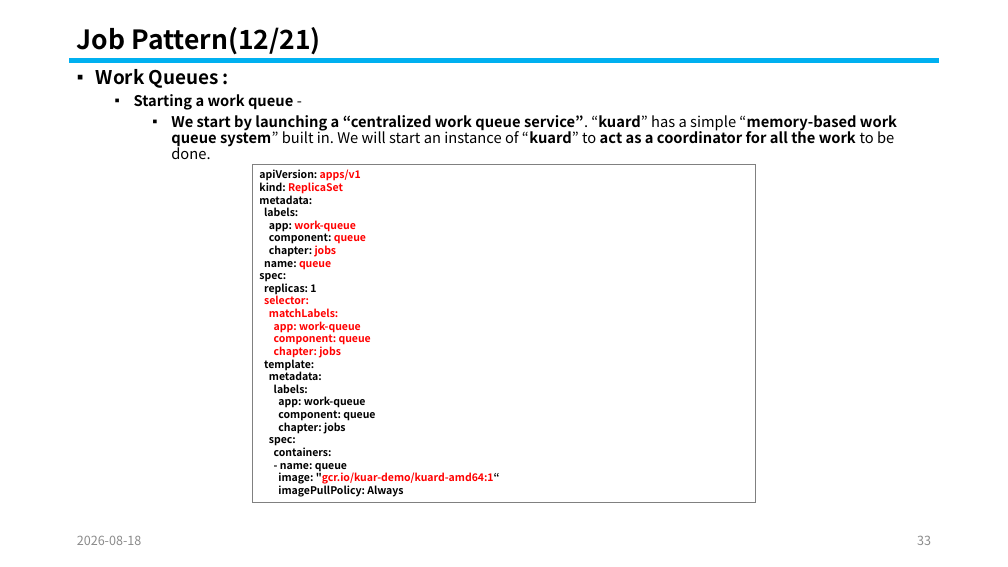
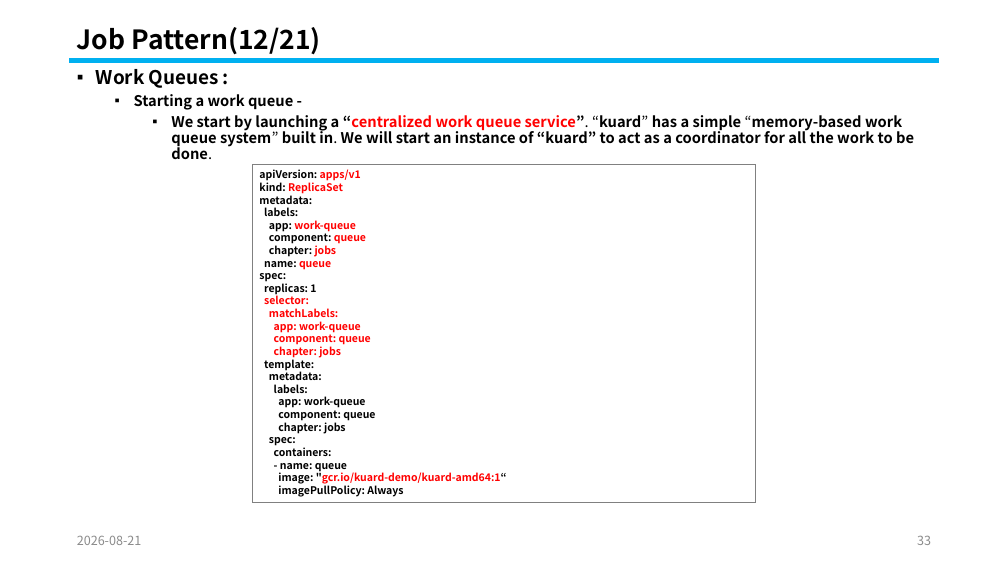
Before and after one commit to knix008/TestSimulator, a slide deck: slide 33 of Kubernetes/Kubernetes Part 04-2026.08.25.pptx. Drawn at 1008x567 pixels with LibreOffice and Linux fonts; fonts in the diff are those of the drawing. Boxes give left, top, right and bottom in pixels: in the first picture for what was removed or moved away, otherwise in the second. Text is boxed around its words. In the diff, an @@ line names an element or a change of style, - is before the commit and + after.

```diff
--- a/Kubernetes/Kubernetes Part 04-2026.08.25.pptx
+++ b/Kubernetes/Kubernetes Part 04-2026.08.25.pptx
@@ text at (x1=134, y1=94, x2=914, y2=159): bold on in "-", "has a simple built in. We will ..."; text colour #000000 to #FF0000 in "“centralized work queue service”." @@
@@ text in rectangle at (x1=278, y1=470, x2=507, y2=484): text changed @@
-image: "gcr.io/kuar-demo/kuard-amd64:1“
+image: "gcr.io/kuard-demo/kuard-amd64:1“
@@ text at (x1=77, y1=536, x2=142, y2=545): text changed @@
-2026-08-18
+2026-08-21
```
Also in this commit, not shown: 96 other slides changed, 1 other file.
